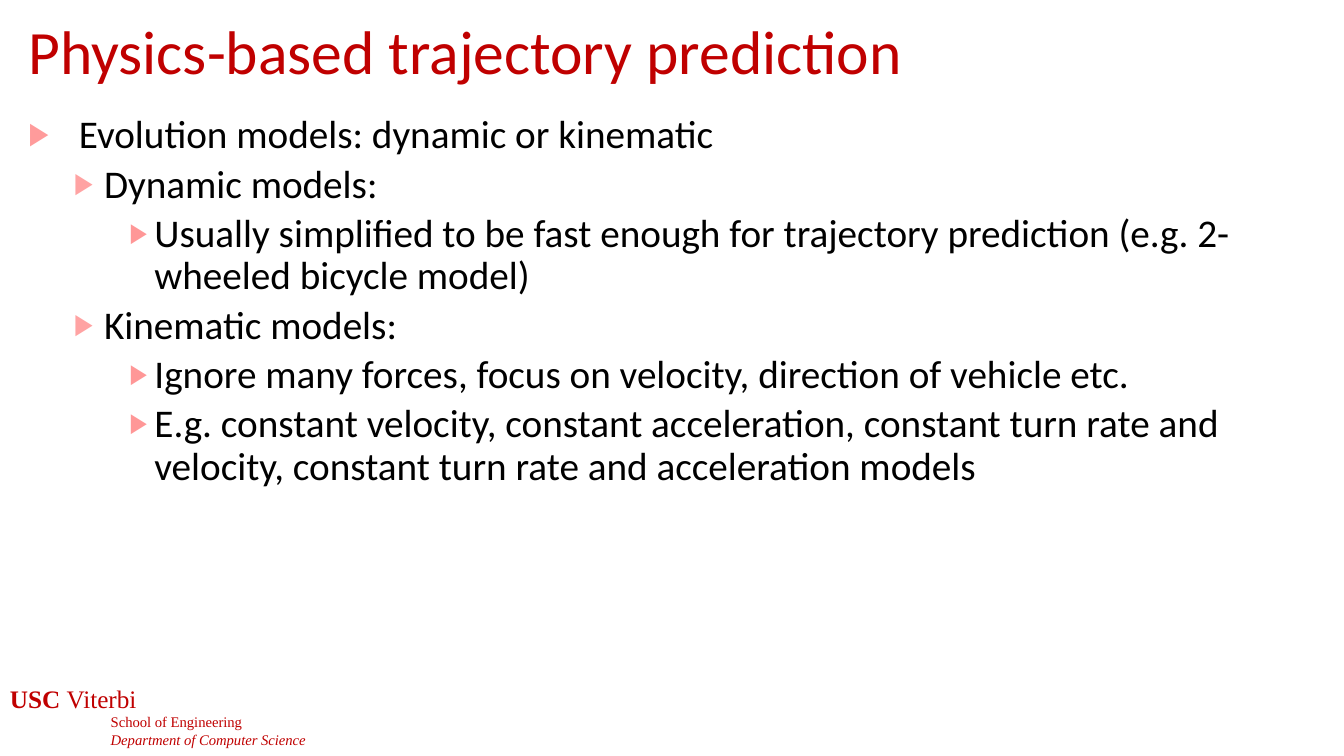
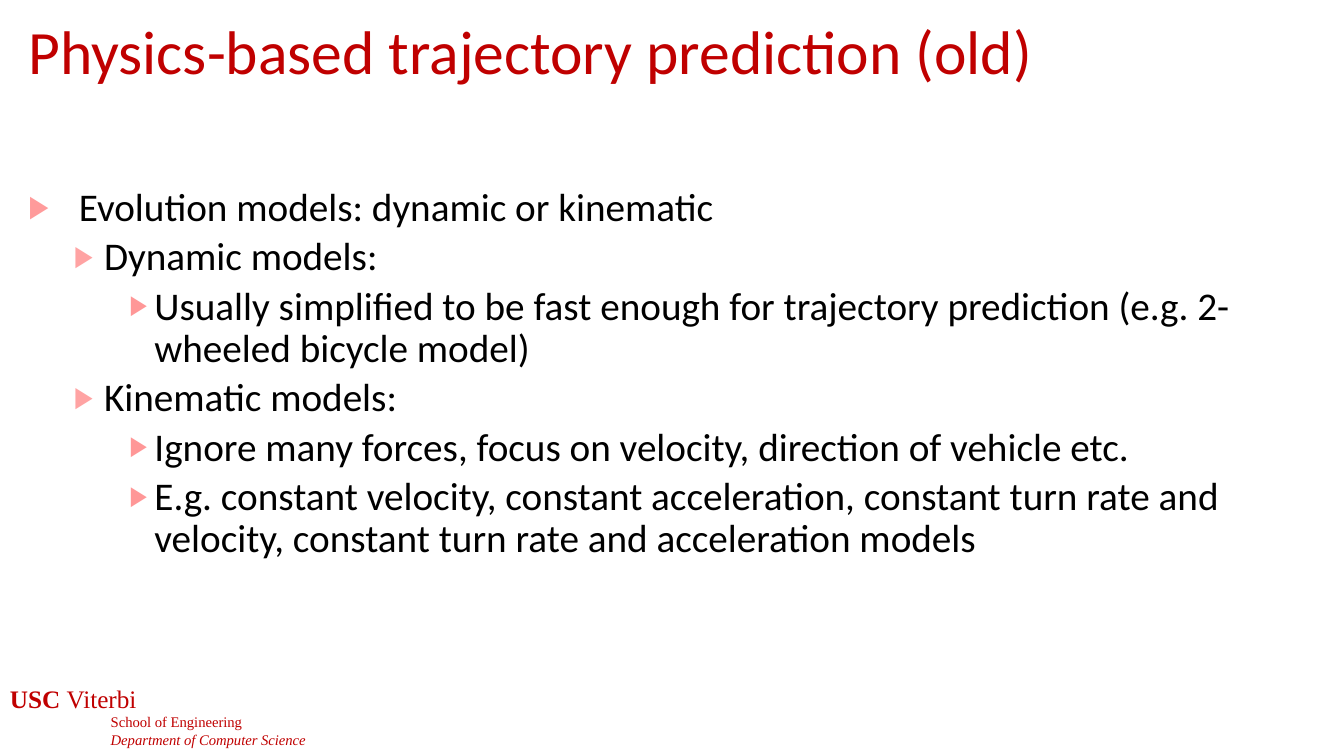
Before and after one commit to jdeshmukh/jdeshmukh.github.io, a slide deck: slide 16 of teaching/cs513-autocps-fall-2025/slides/Planning.pptx. Drawn at 1344x756 pixels with LibreOffice and Linux fonts; fonts in the diff are those of the drawing; background and template pictures are left out. Boxes give left, top, right and bottom in pixels: in the first picture for what was removed or moved away, otherwise in the second. Text is boxed around its words. In the diff, an @@ line names an element or a change of style, - is before the commit and + after.

```diff
--- a/teaching/cs513-autocps-fall-2025/slides/Planning.pptx
+++ b/teaching/cs513-autocps-fall-2025/slides/Planning.pptx
@@ title at [28,29,1032,85]: text changed @@
-Physics-based trajectory prediction
+Physics-based trajectory prediction (old)
@@ text "Evolution models: dynamic or kinematic": place and size @@
-text "Evolution models: dynamic or kinematic" at [79,120,1229,487]
+text "Evolution models: dynamic or kinematic" at [79,193,1229,559]
```
Also in this commit, not shown: 7 other slides changed, 1 slide added, 1 other file.
